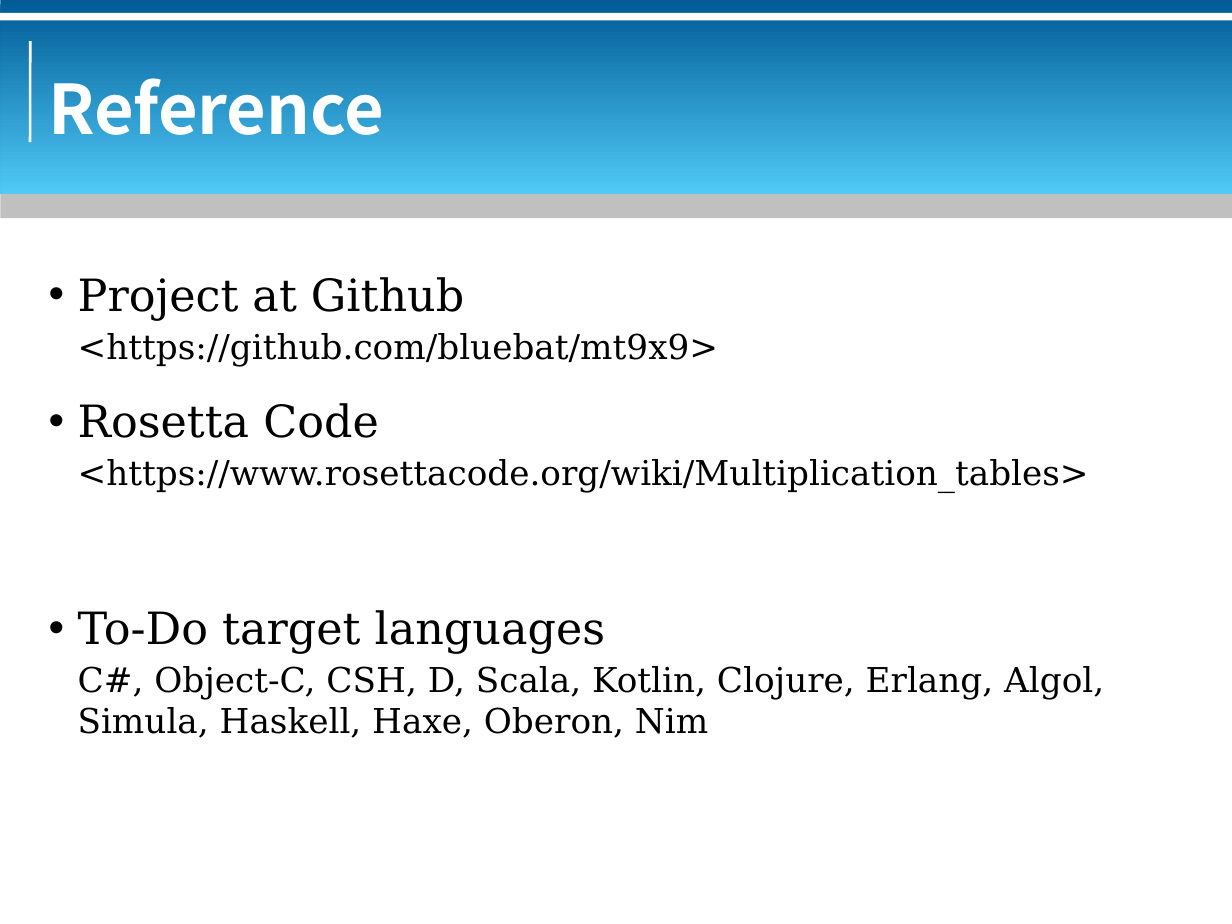
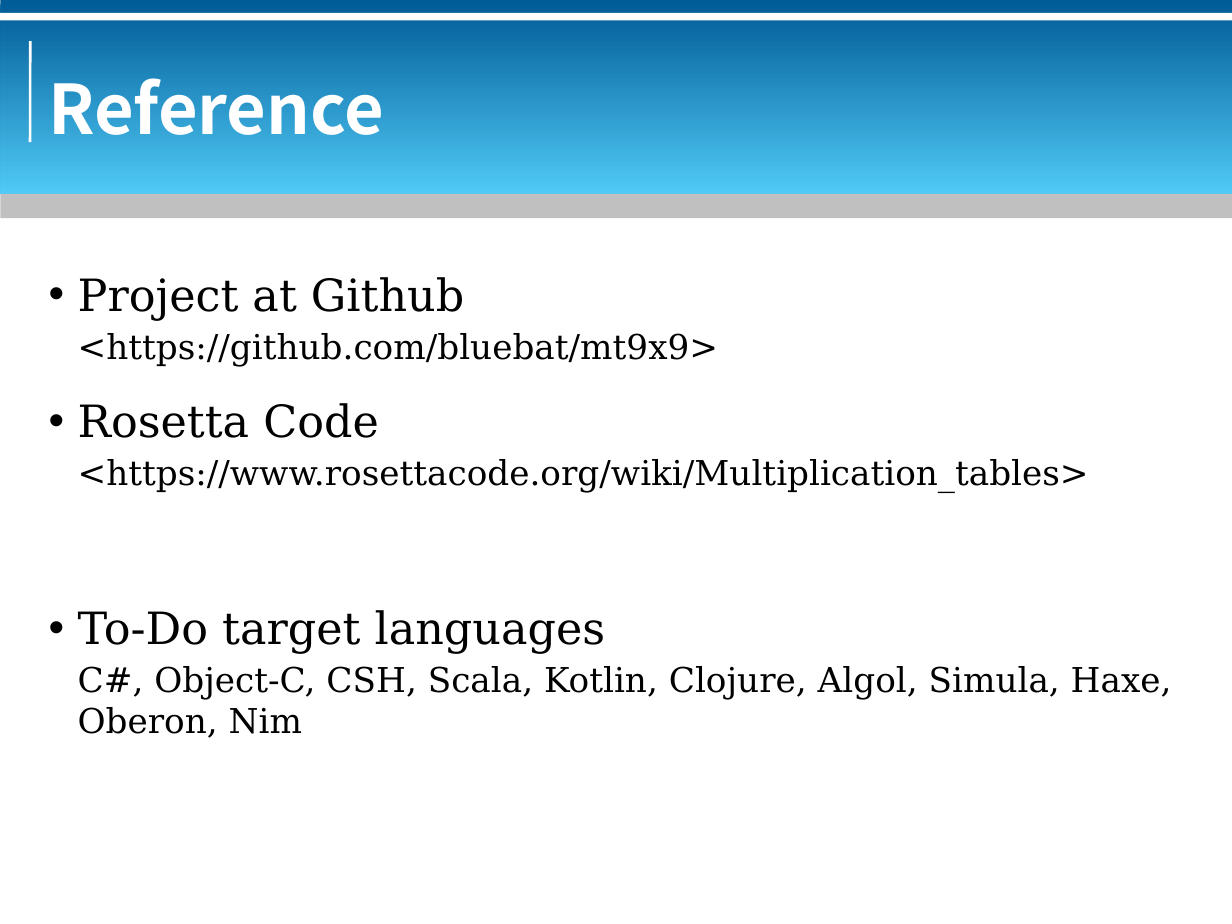
Before and after one commit to bluebat/.presentations, a slide deck: slide 22 of multiplication-table.odp (slide 21 before the commit). Drawn at 1232x924 pixels with LibreOffice and Linux fonts; fonts in the diff are those of the drawing; background and template pictures are left out. Boxes give left, top, right and bottom in pixels: in the first picture for what was removed or moved away, otherwise in the second. Text is boxed around its words. In the diff, an @@ line names an element or a change of style, - is before the commit and + after.

```diff
--- a/multiplication-table.odp
+++ b/multiplication-table.odp
@@ text at <box>78,666,1172,738</box>: text changed @@
-C#, Object-C, CSH, D, Scala, Kotlin, Clojure, Erlang, Algol, Simula, Haskell, Haxe, Oberon, Nim
+C#, Object-C, CSH, Scala, Kotlin, Clojure, Algol, Simula, Haxe, Oberon, Nim
```
Also in this commit, not shown: 1 other slide changed, 1 slide added, 2 other files.
